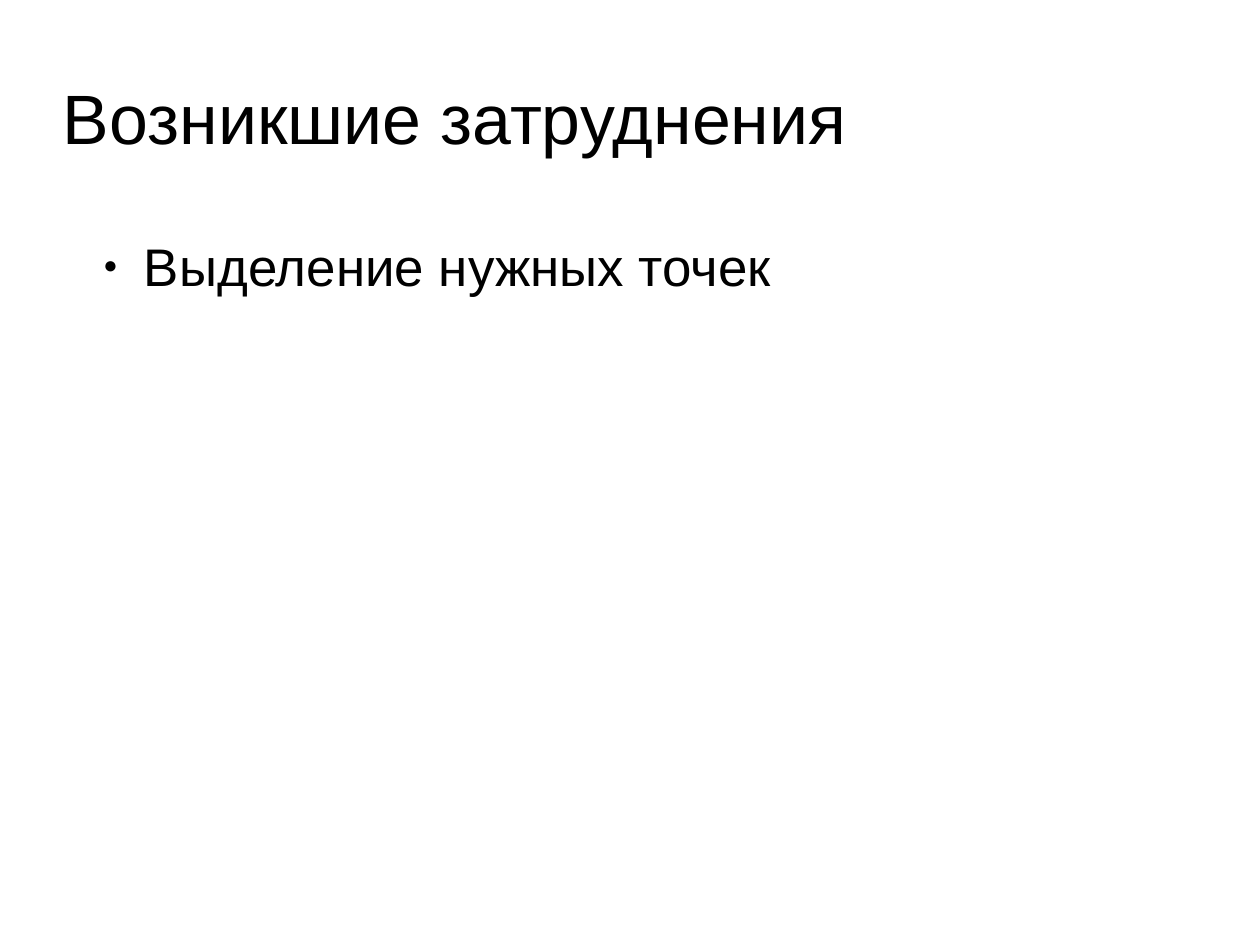
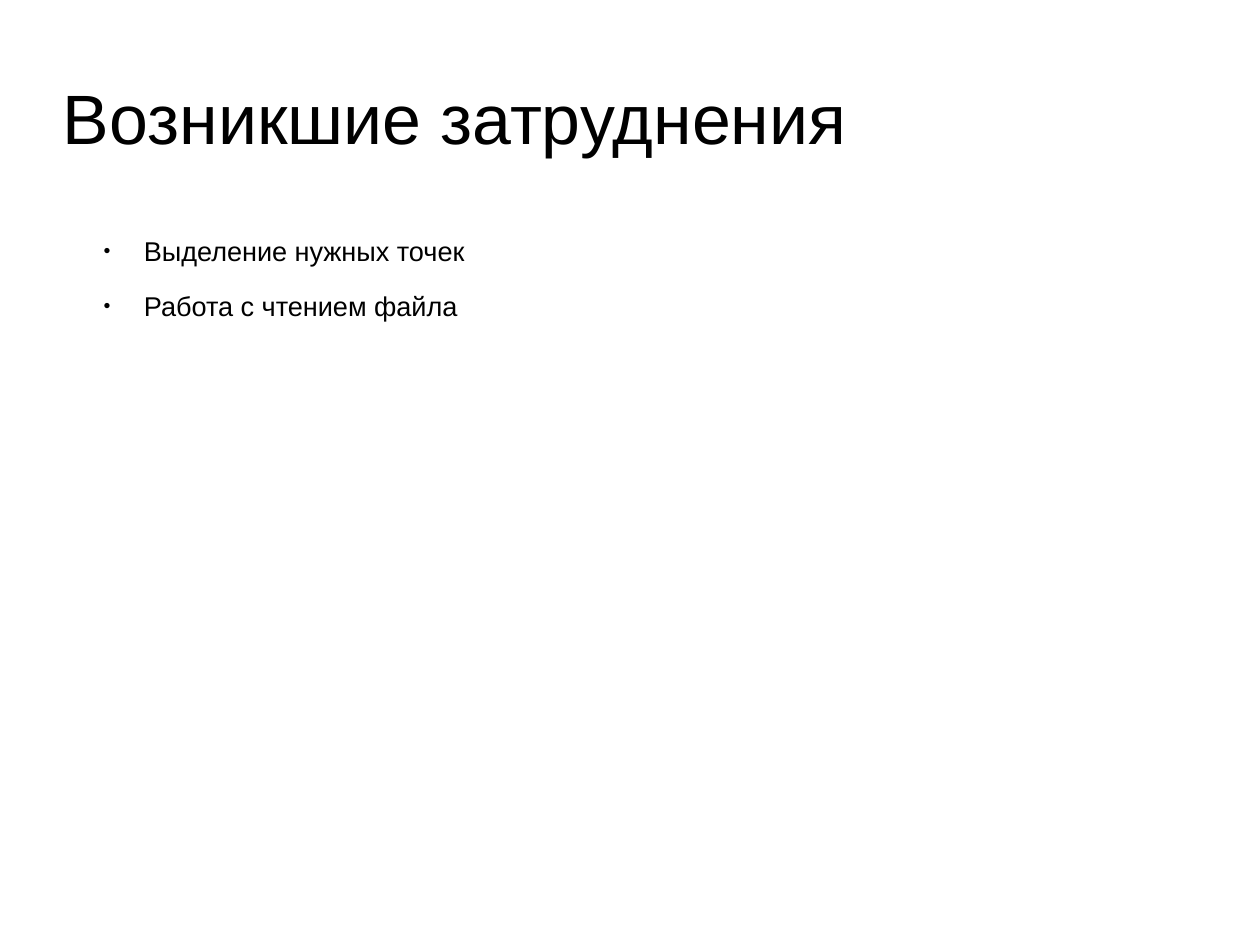
Before and after one commit to Zvonov/untitled, a slide deck: slide 12 of Презентация.odp. Drawn at 1260x945 pixels with LibreOffice and Linux fonts; fonts in the diff are those of the drawing; background and template pictures are left out. Boxes give left, top, right and bottom in pixels: in the first picture for what was removed or moved away, otherwise in the second. Text is boxed around its words. In the diff, an @@ line names an element or a change of style, - is before the commit and + after.

```diff
--- a/Презентация.odp
+++ b/Презентация.odp
@@ text at (144,242,465,266): size 33.3 to 17.1 pt in "Выделение нужных точек" @@
@@ text at (144,296,457,321): paragraph added @@
+● Работа с чтением файла
```
Also in this commit, not shown: 2 other slides changed.
